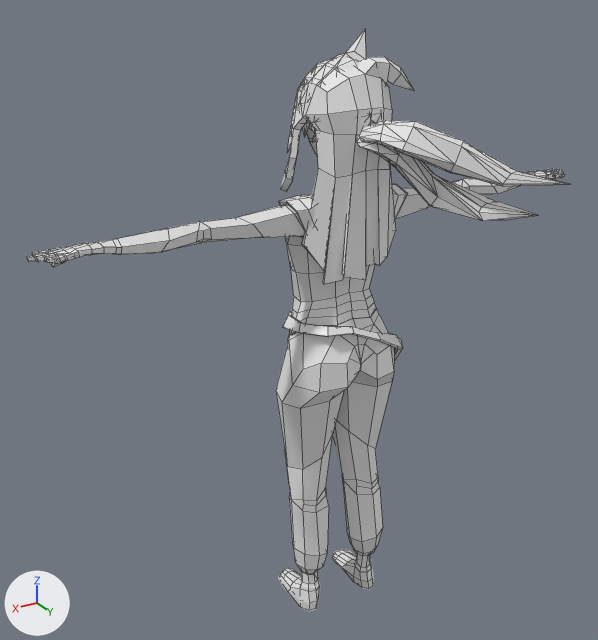
What one commit did to the FBX model Urban Jungle/Assets/Features/Character_Namespace/Mesh/Shana_Customizable.fbx.
Before and after are seen from a camera (50 mm lens) standing at (1.15, 1.721, 1.808) and looking at (0.115, -0.003, 0.946). Every picture has the same lights, and +X, +Y and +Z are marked at lower left. Mesh edges are drawn as thin lines on the coarser meshes. Where no turn or scale is listed for an object, it has been applied to the vertices.

Script lines for the objects in view, before the commit:
```python
me_hair_2_mesh_012mesh = bpy.data.meshes.new('Hair_2_Mesh.012mesh')
me_hair_2_mesh_012mesh.from_pydata(...)  # 259 vertices, 500 faces; spans x -0.368..0.115, y -0.107..0.418, z 1.247..1.608
me_mesh_011 = bpy.data.meshes.new('Mesh.011')
me_mesh_011.from_pydata(...)  # 244 vertices, 223 faces; spans x -0.153..0.146, y -0.165..0.138, z -0.004..0.584
me_mesh_029 = bpy.data.meshes.new('Mesh.029')
me_mesh_029.from_pydata(...)  # 190 vertices, 180 faces; spans x -0.134..0.136, y -0.122..0.084, z 0.801..0.893
ob_hair_1 = bpy.data.objects.new('Hair_1', me_mesh_011)
ob_hair_1.location = (0.0, -0.007, 1.076)
ob_hair_2_mesh_012 = bpy.data.objects.new('Hair_2_Mesh.012', me_hair_2_mesh_012mesh)
ob_hair_2_mesh_012.location = (0.0, 0.0, 0.0)
ob_shoe_2 = bpy.data.objects.new('Shoe_2', me_mesh_029)
ob_shoe_2.location = (0.0, -0.009, -0.799)
# also in view: 'Pants_1' at (0.0, 0.01, 0.544); 'Shirt_2' at (0.0, -0.023, 1.062); 'Shara_Body_Mesh.055' at (0.0, -0.004, 0.789); 'Money_Belt' at (-0.031, -0.004, 0.845)
```
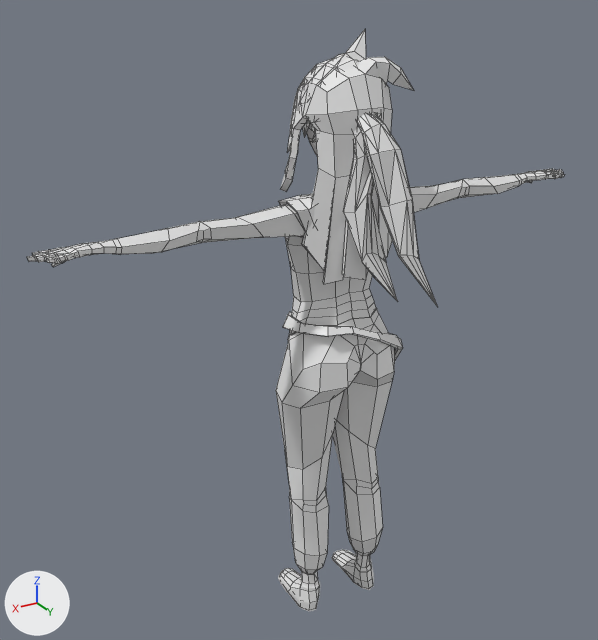
Where the change shows, as pixel boxes [x1, y1, x2, y2] in the pictures (598 x 640 px; the box of a moved part takes in the faces that stretch with it):
'Hair_2_Mesh.012', reshaped (46% narrower, 52% taller): before [287, 57, 568, 221]; after [287, 57, 438, 307]
part 1 of me_hair_2_mesh_012mesh, moved or reshaped: before [356, 122, 537, 221]; after [344, 127, 398, 302]
part 2 of me_hair_2_mesh_012mesh, moved or reshaped: before [359, 120, 568, 186]; after [357, 114, 438, 307]

Diff of the bpy script that builds the scene:
```diff
--- a/Urban Jungle/Assets/Features/Character_Namespace/Mesh/Shana_Customizable.fbx.py
+++ b/Urban Jungle/Assets/Features/Character_Namespace/Mesh/Shana_Customizable.fbx.py
@@ me_hair_2_mesh_012mesh @@
 me_hair_2_mesh_012mesh.from_pydata(...)  # 259 vertices, 500 faces; spans x -0.368..0.115, y -0.107..0.418, z 1.247..1.608
 # used by ob_hair_2_mesh_012; location = (0.0, 0.0, 0.0)
+# me_hair_2_mesh_012mesh part 1: the loose piece of 39 vertices spanning x -0.319..0.036, y 0.098..0.377, z 1.247..1.473 is multiplied about its middle by the matrix ((0.731, 0.372, -0.572), (0.0, 0.838, 0.545), (0.683, -0.398, 0.612)), then moved by (0.13, -0.079, -0.077)
+# me_hair_2_mesh_012mesh part 2: the loose piece of 41 vertices spanning x -0.368..0.03, y 0.112..0.418, z 1.337..1.475 is multiplied about its middle by the matrix ((0.731, 0.372, -0.572), (0.0, 0.838, 0.545), (0.683, -0.398, 0.612)), then moved by (0.121, -0.059, -0.124)
```
